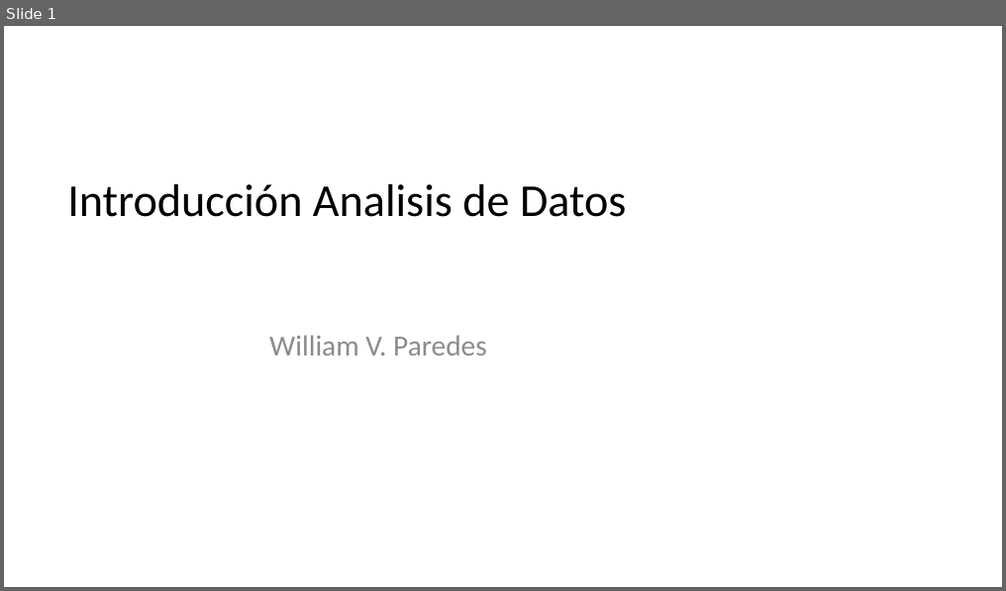
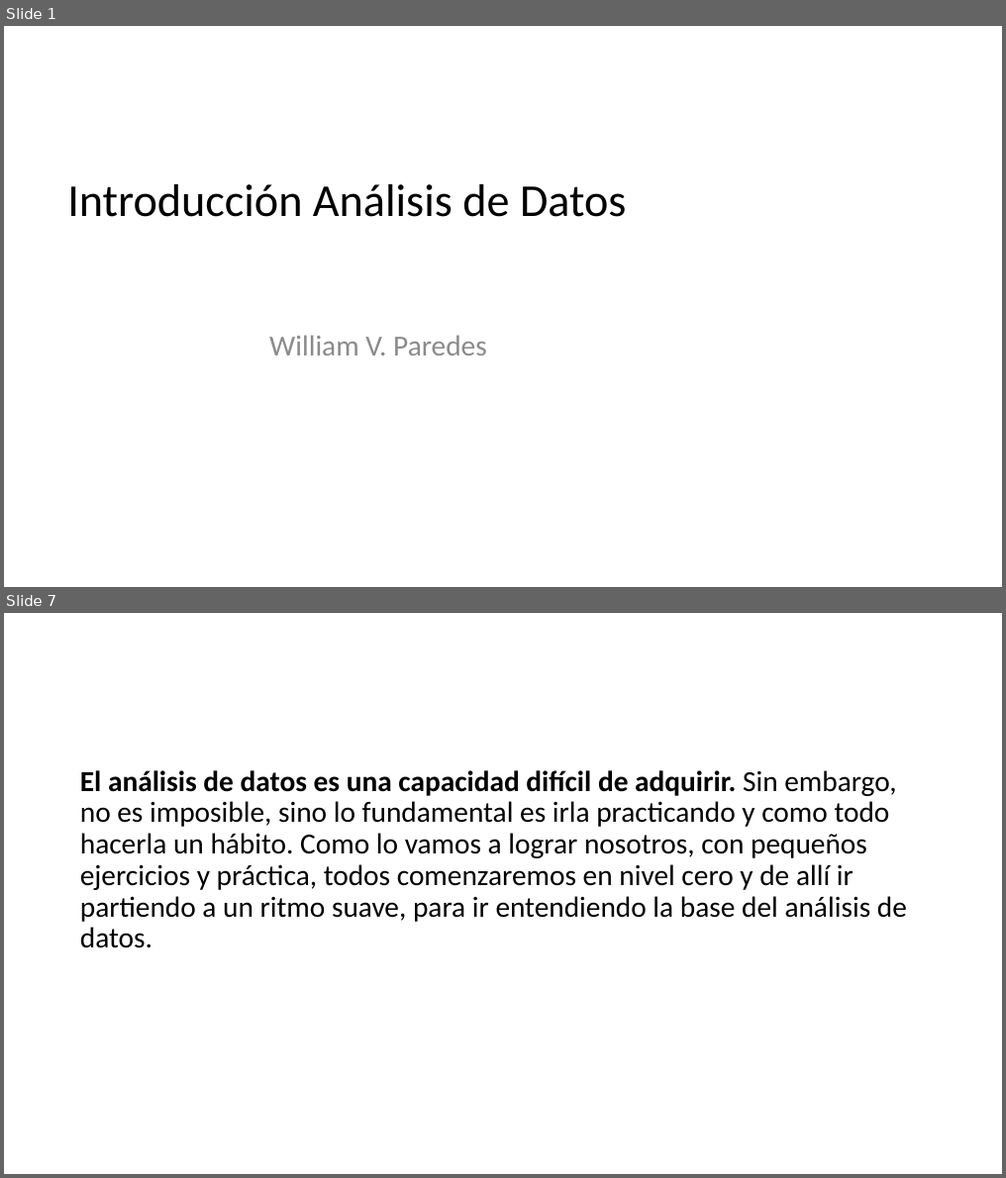
Before and after one commit to wparedesgt/RBasico, a slide deck: presentaciones/S01-New/00_Inicio.pptx. Shown one above the other, each under a label of ours: slide 1 before the commit, slides 1 and 7 after it; the slides between them are not shown. The pictures are 1006x591 and 1006x1178 pixels, drawn with LibreOffice and Linux fonts; fonts in the diff are those of the drawing; background and template pictures are left out. Boxes give left, top, right and bottom in pixels: in the first picture for what was removed or moved away, otherwise in the second. Text is boxed around its words. In the diff, an @@ line names an element or a change of style, - is before the commit and + after.

Commit message:
presentación de intro de rbasico

```diff
--- a/presentaciones/S01-New/00_Inicio.pptx
+++ b/presentaciones/S01-New/00_Inicio.pptx
@@ slide 7 added at (4, 613, 1002, 1174), background picture (left out) @@
@@ text added at (80, 770, 907, 949), 28 pt, text #000000 @@
+El análisis de datos es una capacidad difícil de adquirir. Sin embargo, no es imposible, sino lo fundamental es irla practicando y como todo hacerla un hábito. Como lo vamos a lograr nosotros, con pequeños ejercicios y práctica, todos comenzaremos en nivel cero y de allí ir partiendo a un ritmo suave, para ir entendiendo la base del análisis de datos.
@@ slide 1 changed as well @@
@@ title at (67, 184, 627, 217): text changed @@
-Introducción Analisis de Datos
+Introducción Análisis de Datos
```
Also in this commit, not shown: 5 other slides added, 3 slides removed, 4 other files.
